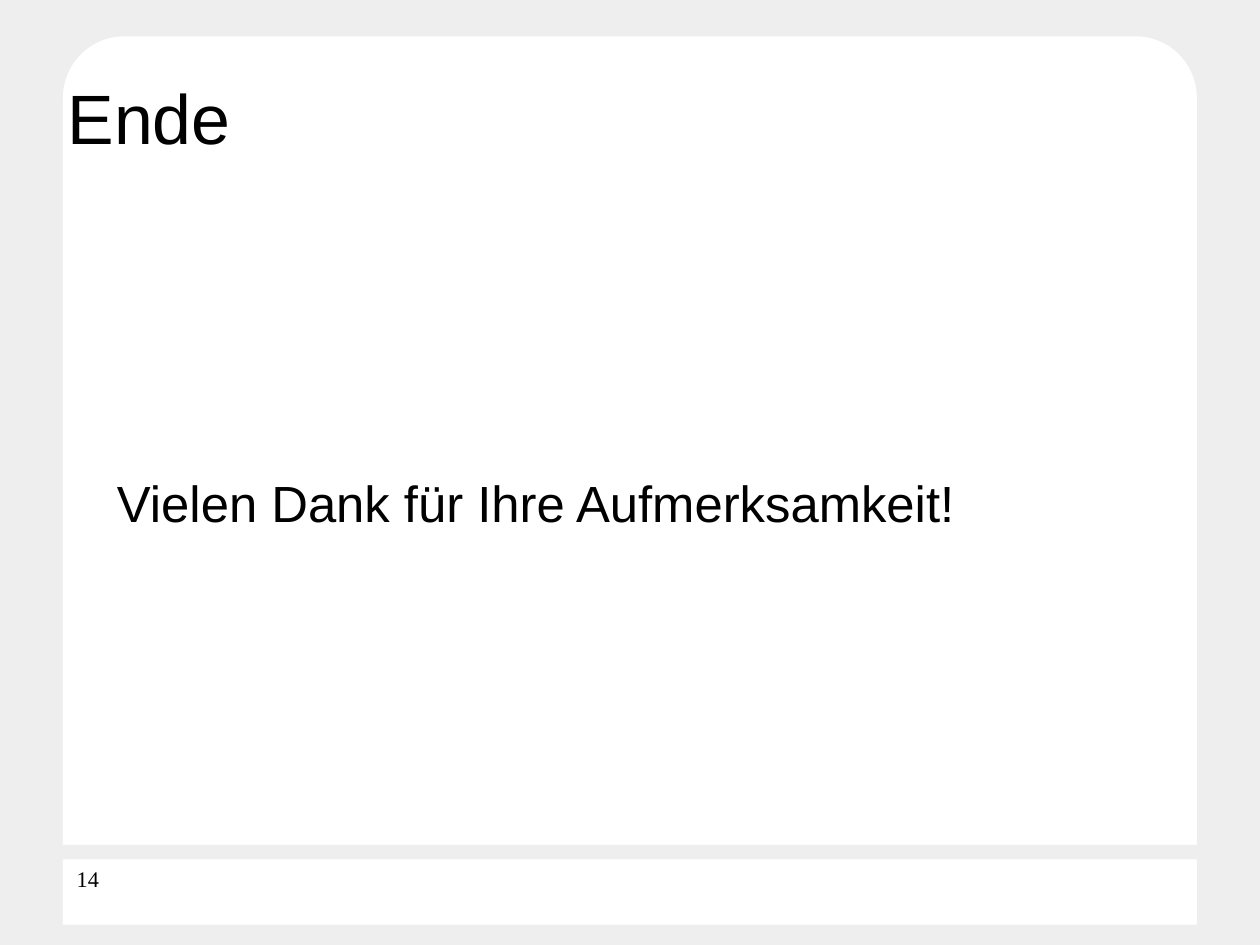
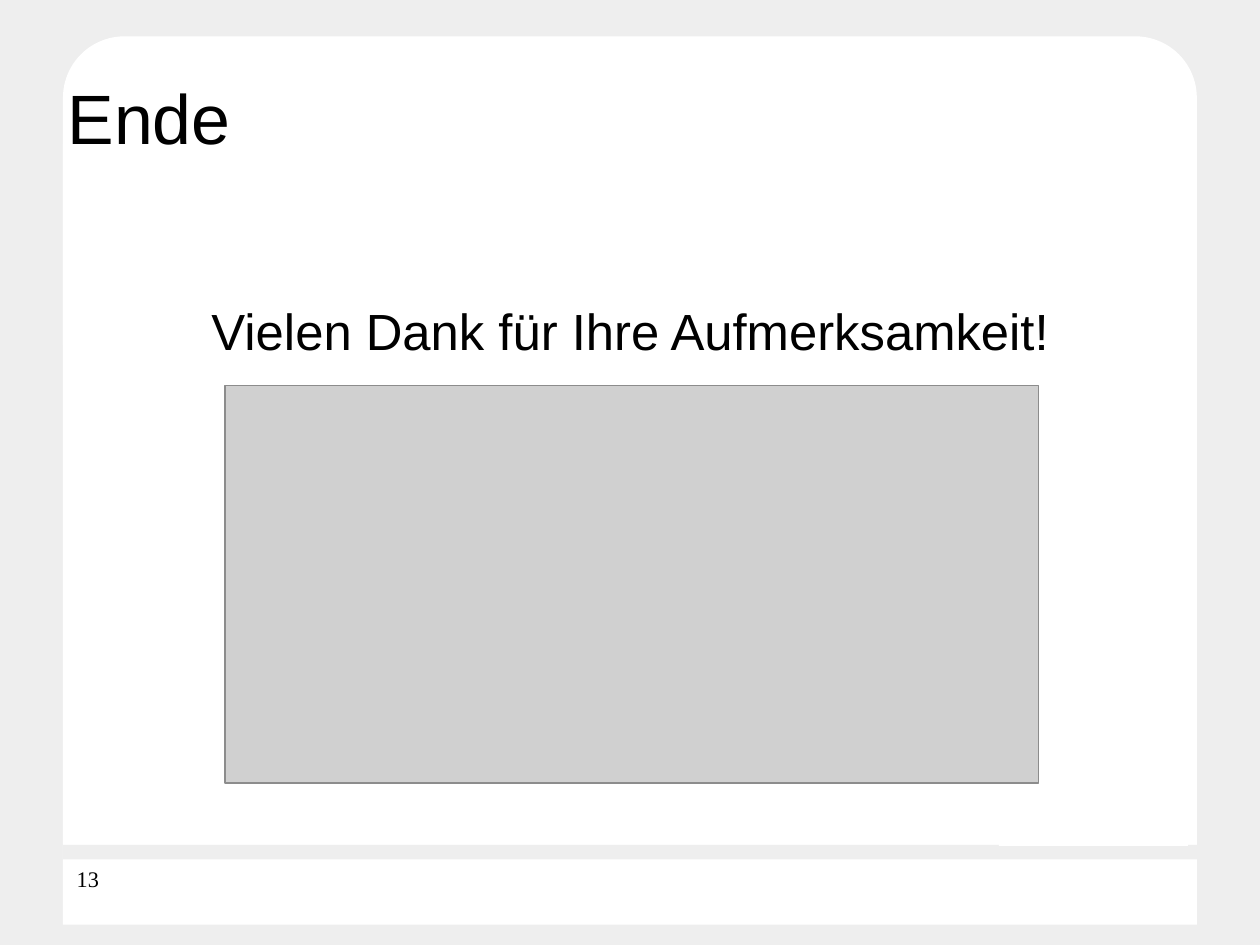
Before and after one commit to Die-anonymen-PSEler/archive, a slide deck: slide 13 of pse-5/final-presentation.odp (slide 14 before the commit). Drawn at 1260x945 pixels with LibreOffice and Linux fonts; fonts in the diff are those of the drawing; grey boxes stand for pictures; background and template pictures are left out. Boxes give left, top, right and bottom in pixels: in the first picture for what was removed or moved away, otherwise in the second. Text is boxed around its words. In the diff, an @@ line names an element or a change of style, - is before the commit and + after.

```diff
--- a/pse-5/final-presentation.odp
+++ b/pse-5/final-presentation.odp
@@ text "Vielen Dank für Ihre Aufmerksamkeit!": place and size @@
-text "Vielen Dank für Ihre Aufmerksamkeit!" at bbox=[117, 485, 954, 523]
+text "Vielen Dank für Ihre Aufmerksamkeit!" at bbox=[211, 313, 1049, 351]
@@ picture added at bbox=[225, 386, 1039, 783] @@
@@ rectangle added at bbox=[999, 667, 1188, 846], fill #FFFFFF @@
@@ page number at bbox=[77, 872, 99, 888]: text changed @@
-14
+13
```
Also in this commit, not shown: 6 other slides changed, 1 slide added, 2 slides removed, 15 other files.
